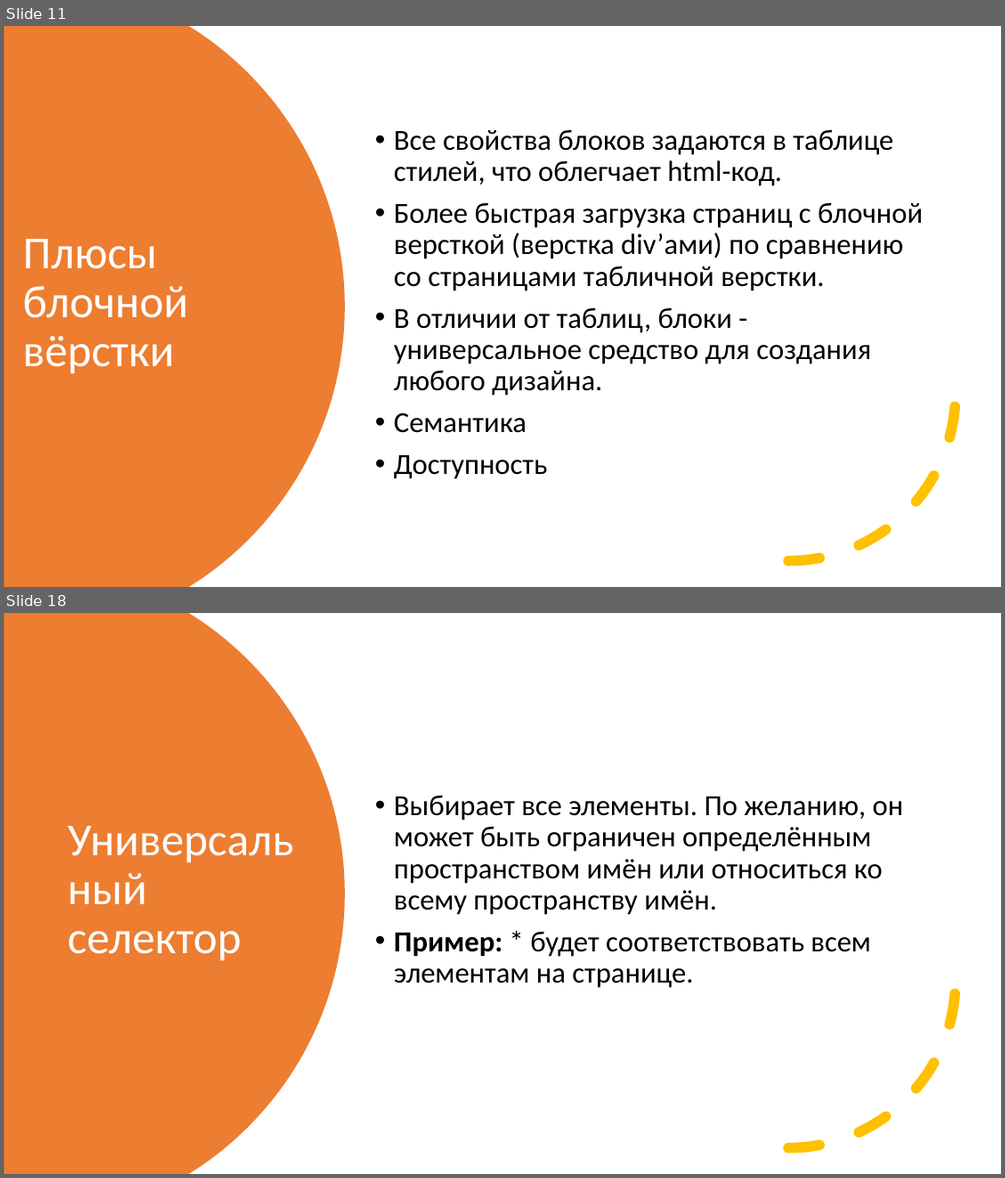
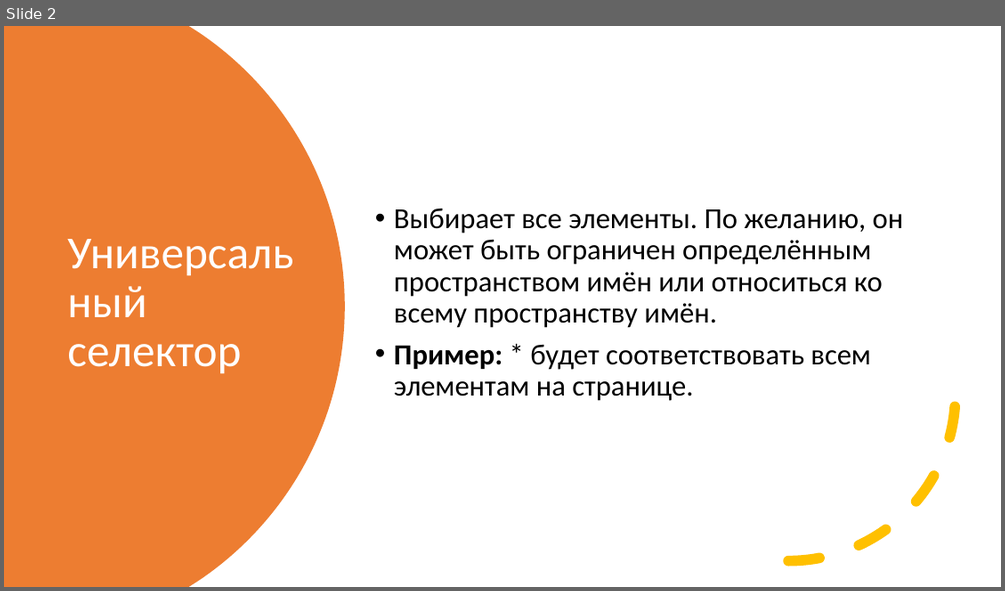
Before and after one commit to sashaklimenok/mentoring, a slide deck: Lesson-6/Presentation2.pptx. Shown one above the other, each under a label of ours: slides 11 and 18 before the commit, slide 2 after it; the slides between them are not shown. The pictures are 1005x1178 and 1005x591 pixels, drawn with LibreOffice and Linux fonts; fonts in the diff are those of the drawing. Boxes give left, top, right and bottom in pixels: in the first picture for what was removed or moved away, otherwise in the second. Text is boxed around its words. In the diff, an @@ line names an element or a change of style, - is before the commit and + after.

```diff
--- a/Lesson-6/Presentation2.pptx
+++ b/Lesson-6/Presentation2.pptx
@@ slide 11 removed at (x1=4, y1=26, x2=1001, y2=587), background #FFFFFF @@
@@ freeform shape removed at (x1=4, y1=26, x2=345, y2=587) @@
@@ text removed at (x1=394, y1=129, x2=922, y2=479) @@
-• Все свойства блоков задаются в таблице стилей, что облегчает html-код.
-• Более быстрая загрузка страниц с блочной версткой (верстка div’ами) по сравнению со страницами табличной верстки.
-• В отличии от таблиц, блоки - универсальное средство для создания любого дизайна.
-• Семантика
-• Доступность
@@ title removed at (x1=23, y1=239, x2=188, y2=374) @@
-Плюсы блочной вёрстки
@@ arc (boxed as its full ellipse) removed at (x1=622, y1=227, x2=956, y2=562) @@
@@ what was slide 18 is now slide 2 @@
```
Also in this commit, not shown: 3 slides changed, 8 slides added, 14 other slides removed, 1 other file.
